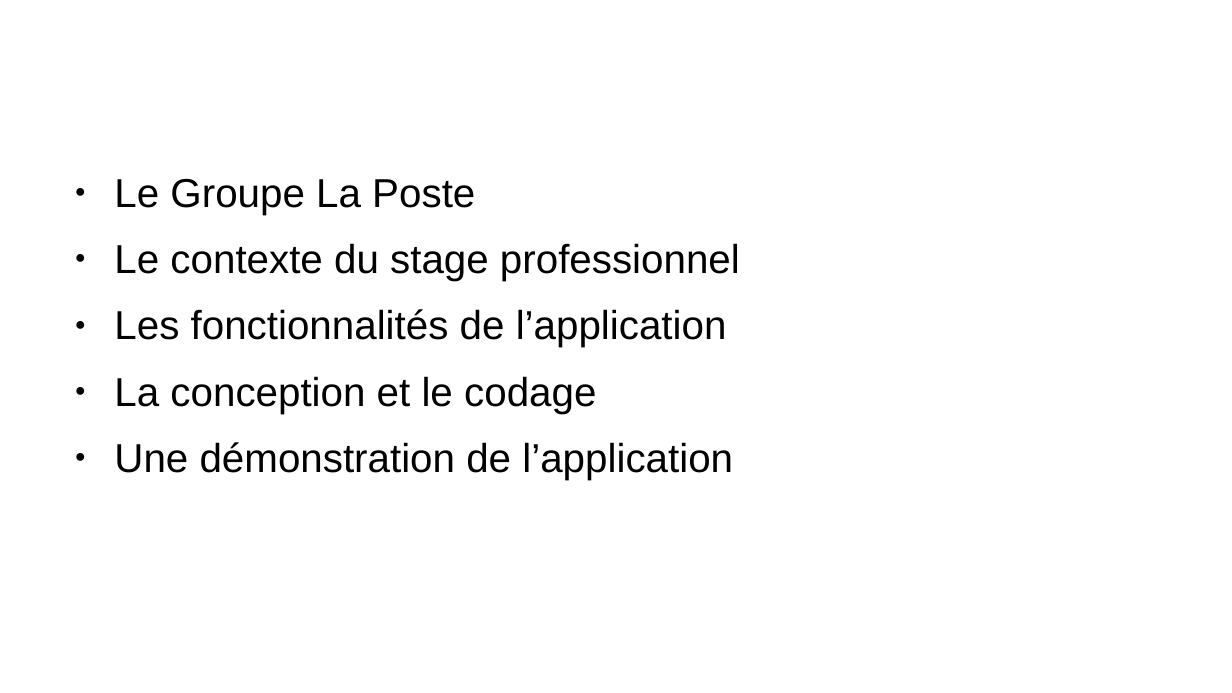
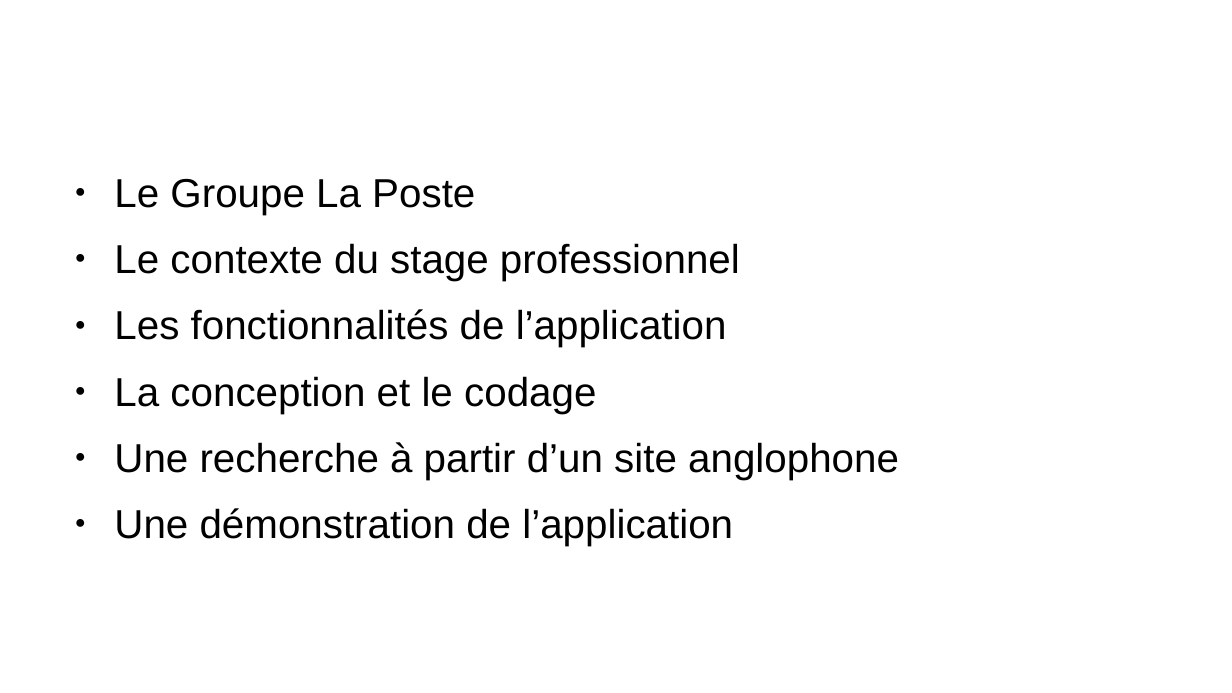
Before and after one commit to laurentpicardLP2/smartFitness, a slide deck: slide 2 of docs/oral/presOralSlideJeremy.odp. Drawn at 1232x693 pixels with LibreOffice and Linux fonts; fonts in the diff are those of the drawing; background and template pictures are left out. Boxes give left, top, right and bottom in pixels: in the first picture for what was removed or moved away, otherwise in the second. Text is boxed around its words. In the diff, an @@ line names an element or a change of style, - is before the commit and + after.

```diff
--- a/docs/oral/presOralSlideJeremy.odp
+++ b/docs/oral/presOralSlideJeremy.odp
@@ text at [114,442,899,480]: paragraph added @@
+● Une recherche à partir d’un site anglophone
```
Also in this commit, not shown: 4 other slides changed, 3 slides added, 6 other files.
